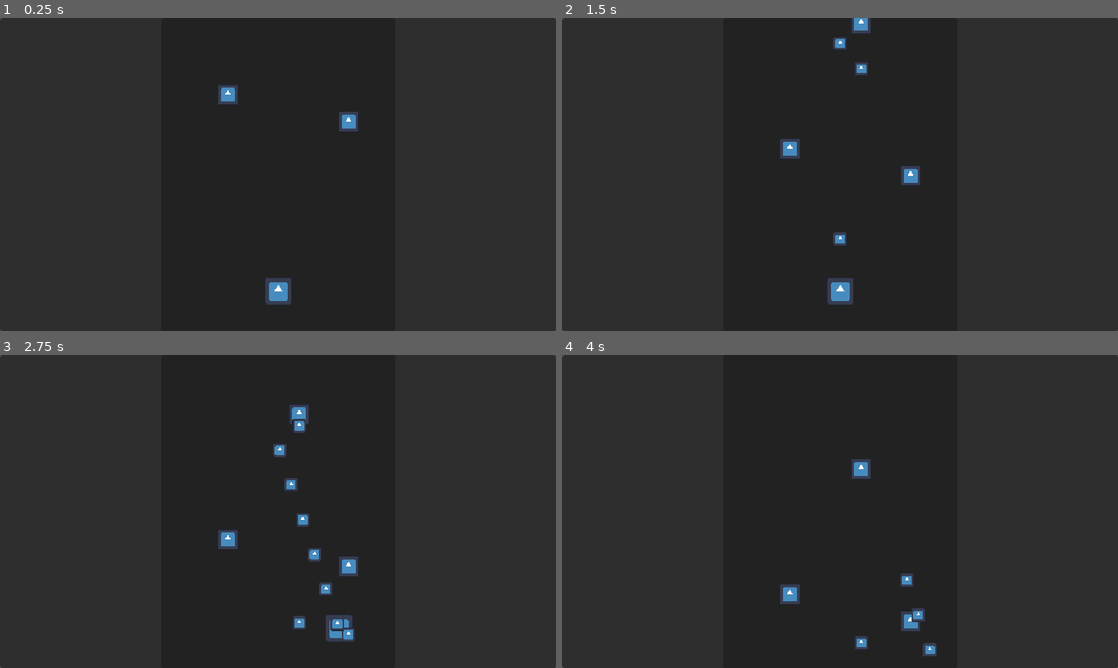
Above: before the commit, frames 1-4 (two rows, left to right).
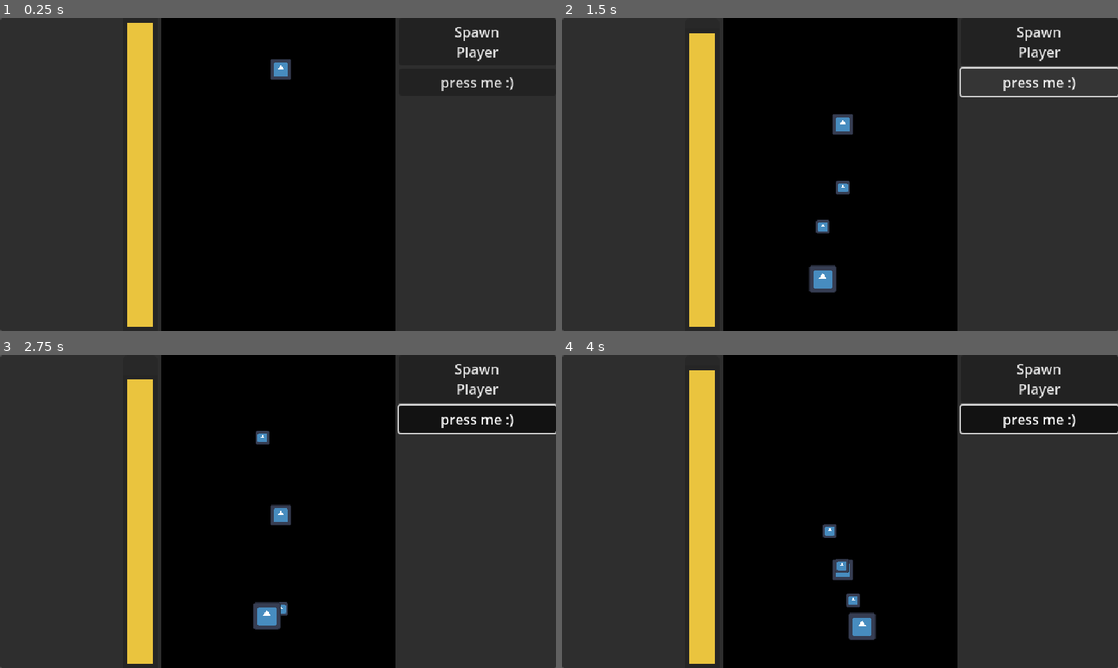
Above: after the commit, the same moments.

Repository: Christian-3-NA/crank-shmup
Game: Godot game, scene res://Scenes/level_manager.tscn
The game is run twice, just before and just after one commit, with the same random seed, the same clock (stepped at 60 frames per second) and the same inputs. This scene is started directly instead of the project's main scene. The engine's default icon, where the game draws it, is replaced by a stand-in: a white triangle on a blue panel in a dark square.
Inputs (mouse positions are in pixels of both pictures, inside the frame that each line leads up to):
- Up to frame 1 (0.25 s): no input
- Up to frame 2 (1.5 s): click (1040, 43) at 0.5 s, where only the run after the commit has a clickable "Spawn Player"; click (1040, 80) at 1.25 s, where only the run after the commit has a clickable "press me :)"
- Up to frame 3 (2.75 s): hold D (move_right) from 2.03 s (still down); hold Space (shoot) from 2.03 s (still down); tap Shift (charge) at 2.1 s
- Up to frame 4 (4 s): release D (move_right) at 2.78 s; release Space (shoot) at 2.78 s; hold S (move_down) 2.78-3.53 s; tap Space (shoot) at 2.85 s; tap Shift (charge) at 3.05, 3.6 s; hold D (move_right) from 3.53 s (still down); hold Space (shoot) from 3.53 s (still down)

The runs differ from the first frame. In frame 1, 47% of the frame differs, in the area x 22-93%, y 0-100%; in frame 2, 47%; in frame 3, 49%; in frame 4, 49%, in the area x 22-100%, y 0-100%.

Commit message:
energy bar

Diff:
--- a/Scenes/combat_manager.tscn
+++ b/Scenes/combat_manager.tscn
@@ -1,8 +1,10 @@
 [gd_scene load_steps=4 format=3 uid="uid://b5rnbgxb1vie7"]
 
 [ext_resource type="Script" path="res://Scripts/combat_manager.gd" id="1_b46th"]
-[ext_resource type="PackedScene" uid="uid://jgdgb7esbgpd" path="res://Scenes/player.tscn" id="2_2043e"]
 [ext_resource type="PackedScene" uid="uid://dwycjkfeid0io" path="res://Scenes/enemy.tscn" id="3_odibq"]
+
+[sub_resource type="StyleBoxFlat" id="StyleBoxFlat_gk58c"]
+bg_color = Color(0, 0, 0, 1)
 
 [node name="CombatManager" type="Node2D"]
 script = ExtResource("1_b46th")
@@ -10,30 +12,25 @@
 [node name="CMBack" type="Panel" parent="."]
 offset_right = 270.0
 offset_bottom = 360.0
+theme_override_styles/panel = SubResource("StyleBoxFlat_gk58c")
 
-[node name="Player" parent="." instance=ExtResource("2_2043e")]
-position = Vector2(135, 314)
+[node name="EnemySpawnN1" type="Marker2D" parent="."]
+position = Vector2(0, -32)
 
-[node name="EnemySpawn1" type="Marker2D" parent="."]
-position = Vector2(39, -32)
+[node name="EnemySpawnN2" type="Marker2D" parent="."]
+position = Vector2(270, -32)
 
-[node name="EnemySpawn2" type="Marker2D" parent="."]
-position = Vector2(87, -32)
+[node name="EnemySpawnL1" type="Marker2D" parent="."]
+position = Vector2(-32, 0)
 
-[node name="EnemySpawn3" type="Marker2D" parent="."]
-position = Vector2(135, -32)
+[node name="EnemySpawnL2" type="Marker2D" parent="."]
+position = Vector2(-32, 128)
 
-[node name="EnemySpawn4" type="Marker2D" parent="."]
-position = Vector2(183, -32)
+[node name="EnemySpawnR1" type="Marker2D" parent="."]
+position = Vector2(302, 0)
 
-[node name="EnemySpawn5" type="Marker2D" parent="."]
-position = Vector2(231, -32)
+[node name="EnemySpawnR2" type="Marker2D" parent="."]
+position = Vector2(302, 128)
 
 [node name="Enemy" parent="." instance=ExtResource("3_odibq")]
-position = Vector2(77, 75)
-
-[node name="Enemy2" parent="." instance=ExtResource("3_odibq")]
-position = Vector2(216, 106)
-
-[node name="Enemy3" parent="." instance=ExtResource("3_odibq")]
-position = Vector2(159, -69)
+position = Vector2(138, 47)
--- a/Scenes/level_manager.tscn
+++ b/Scenes/level_manager.tscn
@@ -1,7 +1,17 @@
-[gd_scene load_steps=3 format=3 uid="uid://1scw38thf746"]
+[gd_scene load_steps=4 format=3 uid="uid://1scw38thf746"]
 
 [ext_resource type="Script" path="res://Scripts/level_manager.gd" id="1_ecya6"]
 [ext_resource type="PackedScene" uid="uid://b5rnbgxb1vie7" path="res://Scenes/combat_manager.tscn" id="2_a7254"]
+
+[sub_resource type="StyleBoxFlat" id="StyleBoxFlat_dm72m"]
+content_margin_left = 20.0
+content_margin_right = 20.0
+bg_color = Color(0.917647, 0.768627, 0.243137, 1)
+border_width_left = 5
+border_width_top = 5
+border_width_right = 5
+border_width_bottom = 5
+border_color = Color(0.144063, 0.144063, 0.144063, 1)
 
 [node name="GameManager" type="Node2D"]
 script = ExtResource("1_ecya6")
@@ -23,6 +33,14 @@
 layout_mode = 2
 size_flags_horizontal = 3
 
+[node name="EnergyBar" type="ProgressBar" parent="GMBack/GameBox/HudLeft"]
+layout_mode = 2
+size_flags_horizontal = 8
+size_flags_vertical = 3
+theme_override_styles/fill = SubResource("StyleBoxFlat_dm72m")
+fill_mode = 3
+show_percentage = false
+
 [node name="CombatHolder" type="Control" parent="GMBack/GameBox"]
 custom_minimum_size = Vector2(270, 0)
 layout_mode = 2
@@ -33,3 +51,14 @@
 [node name="HudRight" type="VBoxContainer" parent="GMBack/GameBox"]
 layout_mode = 2
 size_flags_horizontal = 3
+
+[node name="SpawnPlayer" type="Button" parent="GMBack/GameBox/HudRight"]
+layout_mode = 2
+text = "Spawn
+Player"
+
+[node name="MouseHolder" type="Button" parent="GMBack/GameBox/HudRight"]
+layout_mode = 2
+text = "press me :)"
+
+[connection signal="pressed" from="GMBack/GameBox/HudRight/SpawnPlayer" to="." method="_on_spawn_player_pressed"]
--- a/Scripts/enemy.gd
+++ b/Scripts/enemy.gd
@@ -5,19 +5,16 @@
 var speed = 50
 var bullet_speed = 300
 var fire_delay = 1
-var delay_variation = 2
-
 
 # Scene Loading
 var bullet_scene = load("res://Scenes/bullet.tscn")
-var rng = RandomNumberGenerator.new()
 
 
 # Called when the node enters the scene tree for the first time.
 func _ready() -> void:
 	velocity = Vector2(0, 1)
 	# Prevents firing as soon as they spawn in
-	$FireDelayTimer.start(fire_delay + rng.randf_range(0, delay_variation))
+	$FireDelayTimer.start(fire_delay)
 
 
 # Called every frame. 'delta' is the elapsed time since the previous frame.
@@ -30,8 +27,7 @@
 
 
 func shoot_bullet():
-	var rand_delay = rng.randf_range(0, delay_variation)
-	$FireDelayTimer.start(fire_delay + rand_delay)
+	$FireDelayTimer.start(fire_delay)
 	var next_bullet = bullet_scene.instantiate()
 	next_bullet.target_group = "player"
 	next_bullet.velocity = Vector2(0, 1)
--- a/Scripts/global.gd
+++ b/Scripts/global.gd
@@ -1,4 +1,8 @@
 extends Node
+
+# Create the Player in global, this allows all scenes to easily access it's variables
+var player_scene = load("res://Scenes/player.tscn")
+var current_player_GL = player_scene.instantiate() # GL = global, to reduce confusion across scenes
 
 
 # Called when the node enters the scene tree for the first time.
--- a/Scripts/level_manager.gd
+++ b/Scripts/level_manager.gd
@@ -1,11 +1,18 @@
 extends Node2D
 
 
+var current_player = Global.current_player_GL
+
 # Called when the node enters the scene tree for the first time.
 func _ready() -> void:
-	pass # Replace with function body.
+	$GMBack/GameBox/HudLeft/EnergyBar.max_value = current_player.max_energy
 
 
 # Called every frame. 'delta' is the elapsed time since the previous frame.
 func _process(delta: float) -> void:
-	pass
+	$GMBack/GameBox/HudLeft/EnergyBar.value = current_player.current_energy
+
+
+func _on_spawn_player_pressed() -> void:
+	current_player.position = Vector2(300, 300)
+	add_child(current_player)
--- a/Scripts/player.gd
+++ b/Scripts/player.gd
@@ -5,6 +5,11 @@
 var speed = 100
 var bullet_speed = 300
 var fire_delay = 0.1
+var max_energy = 30.0
+var current_energy = max_energy
+
+# State Bools
+var recharging_bool = false
 
 # Scene Loading
 var bullet_scene = load("res://Scenes/bullet.tscn")
@@ -17,33 +22,64 @@
 
 # Called every frame. 'delta' is the elapsed time since the previous frame.
 func _process(delta: float) -> void:
-	# Movement Input
-	var velocity = Vector2.ZERO
-	if Input.is_action_pressed("move_right"):
-		velocity.x += 1
-	if Input.is_action_pressed("move_left"):
-		velocity.x -= 1
-	if Input.is_action_pressed("move_down"):
-		velocity.y += 1
-	if Input.is_action_pressed("move_up"):
-		velocity.y -= 1
+	# Reloading. Does this before anything else because it changes your controls
+	if Input.is_action_just_pressed("charge"):
+		if recharging_bool == false:
+			recharging_bool = true
+		else:
+			recharging_bool = false
 
-	# Diagonal Normalization
-	#if velocity.length() > 0:
-	#	velocity = velocity.normalized() * speed
+	# Can only shoot and move when not recharging
+	if !recharging_bool:
+		# Movement Input
+		var velocity = Vector2.ZERO
+		if Input.is_action_pressed("move_right"):
+			velocity.x += 1
+		if Input.is_action_pressed("move_left"):
+			velocity.x -= 1
+		if Input.is_action_pressed("move_down"):
+			velocity.y += 1
+		if Input.is_action_pressed("move_up"):
+			velocity.y -= 1
 
-	position += velocity * speed * delta # Change Pos
+		# Diagonal Normalization
+		#if velocity.length() > 0:
+		#	velocity = velocity.normalized() * speed
 
-	# Shooting Code
-	if Input.is_action_pressed("shoot") and $FireDelayTimer.is_stopped():
-		shoot_bullet()
+		position += velocity * speed * delta # Change Pos
+
+
+		# Shooting Code
+		if Input.is_action_pressed("shoot") and $FireDelayTimer.is_stopped():
+			shoot_bullet()
+
+
+	elif recharging_bool:
+		if Input.is_action_just_pressed("shoot"):
+			current_energy += 2
+		if Input.is_action_just_released("shoot") and current_energy >= max_energy:
+			current_energy = max_energy
+			recharging_bool = false
 
 
 func shoot_bullet():
-	$FireDelayTimer.start(fire_delay)
-	var next_bullet = bullet_scene.instantiate()
-	next_bullet.speed = bullet_speed
-	next_bullet.target_group = "enemy"
-	next_bullet.velocity = Vector2(0, -1)
-	next_bullet.position = self.position
-	get_parent().add_child(next_bullet)
+	# Check Energy
+	if current_energy > 0:
+		# Bullet delay, otherwise you're a touhou boss
+		$FireDelayTimer.start(fire_delay)
+
+		# Spawn bullets
+		var next_bullet = bullet_scene.instantiate()
+		next_bullet.speed = bullet_speed
+		next_bullet.target_group = "enemy"
+		next_bullet.velocity = Vector2(0, -1)
+		next_bullet.position = self.position
+		get_parent().add_child(next_bullet)
+
+		# Energy Change
+		current_energy -= 1
+		if current_energy < 0:
+			current_energy = 0
+
+	else:
+		pass
--- a/project.godot
+++ b/project.godot
@@ -14,6 +14,10 @@
 run/main_scene="res://Scenes/main_menu.tscn"
 config/features=PackedStringArray("4.3", "Forward Plus")
 config/icon="res://Assets/Art/icon.svg"
+
+[autoload]
+
+Global="*res://Scenes/global.tscn"
 
 [display]
 
